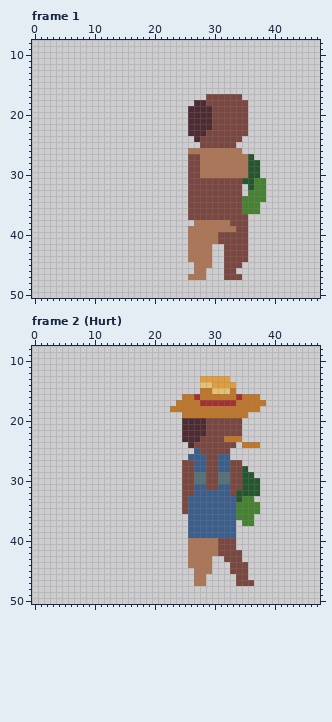
A pixel-art file gets an edit: MagaraJam5/Assets/Sprites/Npc/Farmer/N/NFarmer.aseprite. This is how it looked before the edit.
64x64 pixels, 34 frames. Shown: frame 1: x 0..47, y 8..50; frame 2 (Hurt): x 0..47, y 8..50. The commit also changed other frames, which this record leaves out.
Now the later version:
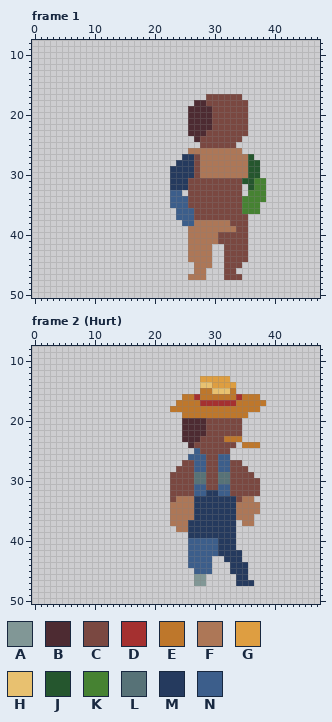
Palette (. is transparent): A #819796  B #4d2b32  C #7a4841  D #a53030  E #be772b  F #ad7757  G #de9e41  H #e8c170  J #25562e  K #468232  L #577277  M #253a5e  N #3c5e8b
Difference:
layer "Layer 6" now shown
Frame 1, layer "Layer 6":
There is now colour M in row 27 at x 25; in row 28 at x 24 to 25; in rows 29 to 32 at x 23 to 25.
The edit turns colour C into colour M in rows 27 to 30 at x 26.
There is now colour N in row 33 at x 23 to 24; in rows 34 to 35 at x 23 to 25; in rows 36 to 37 at x 24 to 25; in row 38 at x 25 to 26.
The edit turns colour C into colour N in rows 36 to 37 at x 26.
Frame 2 (Hurt):
The edit turns colour F into colour A in rows 46 to 47 at x 27 to 28.
There is now colour C in row 28 at x 24; in rows 29 to 32 at x 23 to 24; in row 33 at x 23.
The edit turns colour J into colour C in row 28 at x 35; in row 29 at x 35 to 36; in rows 30 to 31 at x 35 to 37; in row 32 at x 34 to 37; in row 33 at x 34.
There is now colour F in row 33 at x 24; in rows 34 to 35 at x 23 to 24; in rows 36 to 37 at x 23 to 25; in row 38 at x 24 to 25.
The edit turns colour C into colour F in rows 33 to 35 at x 25.
The edit turns colour K into colour F in row 33 at x 35 to 36; in rows 34 to 35 at x 34 to 37; in row 36 at x 34 to 36; in row 37 at x 35 to 36.
The edit turns colour N into colour F in rows 33 to 36 at x 26.
The edit turns colour C into colour M in rows 40 to 41 at x 31 to 33; in row 42 at x 31 to 34; in row 43 at x 32 to 34; in rows 44 to 45 at x 33 to 35; in row 46 at x 34 to 35; in row 47 at x 34 to 36.
The edit turns colour N into colour M in row 32 at x 29 to 30; in rows 33 to 36 at x 27 to 33; in rows 37 to 39 at x 26 to 33.
The edit turns colour F into colour N in rows 40 to 42 at x 26 to 30; in rows 43 to 44 at x 26 to 29; in row 45 at x 27 to 29.
Boxes around the changes in both pictures, in picture pixels (x1, y1, x2, y2):
changed: (170, 154, 194, 226)
changed: (170, 466, 260, 586)
